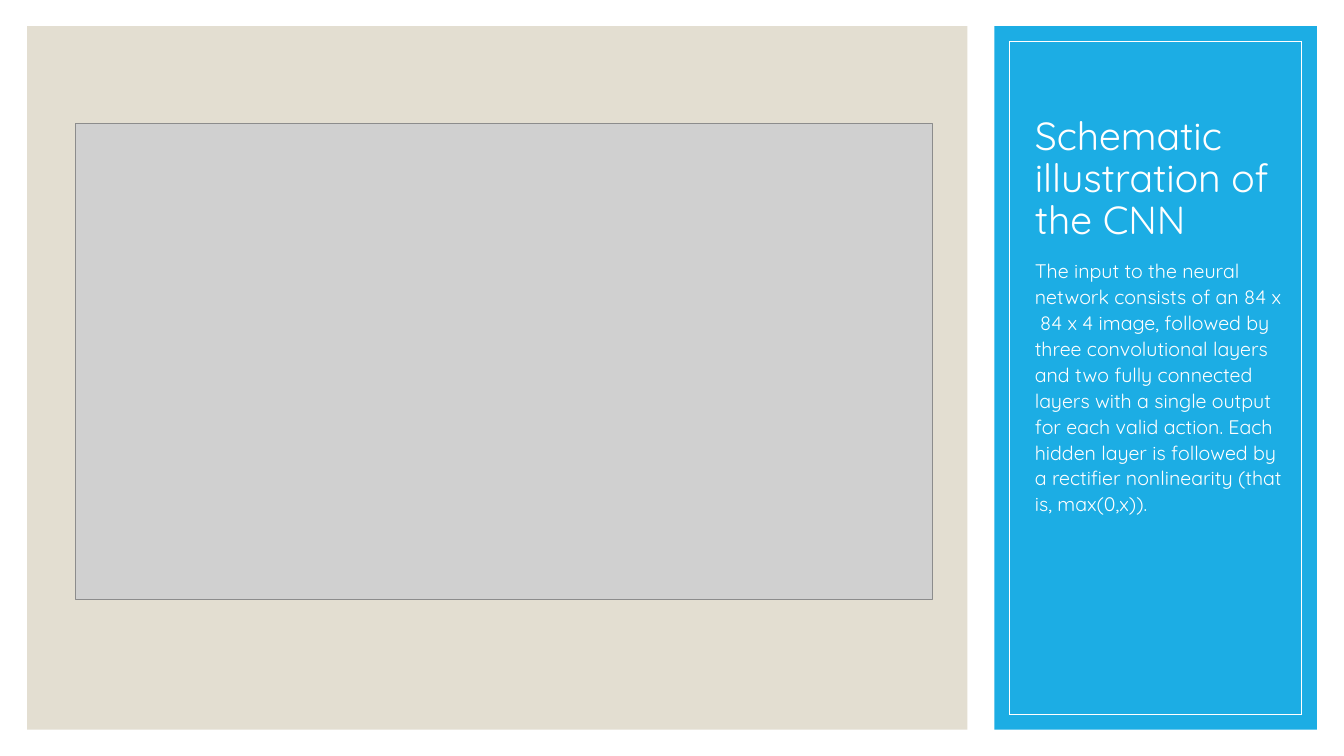
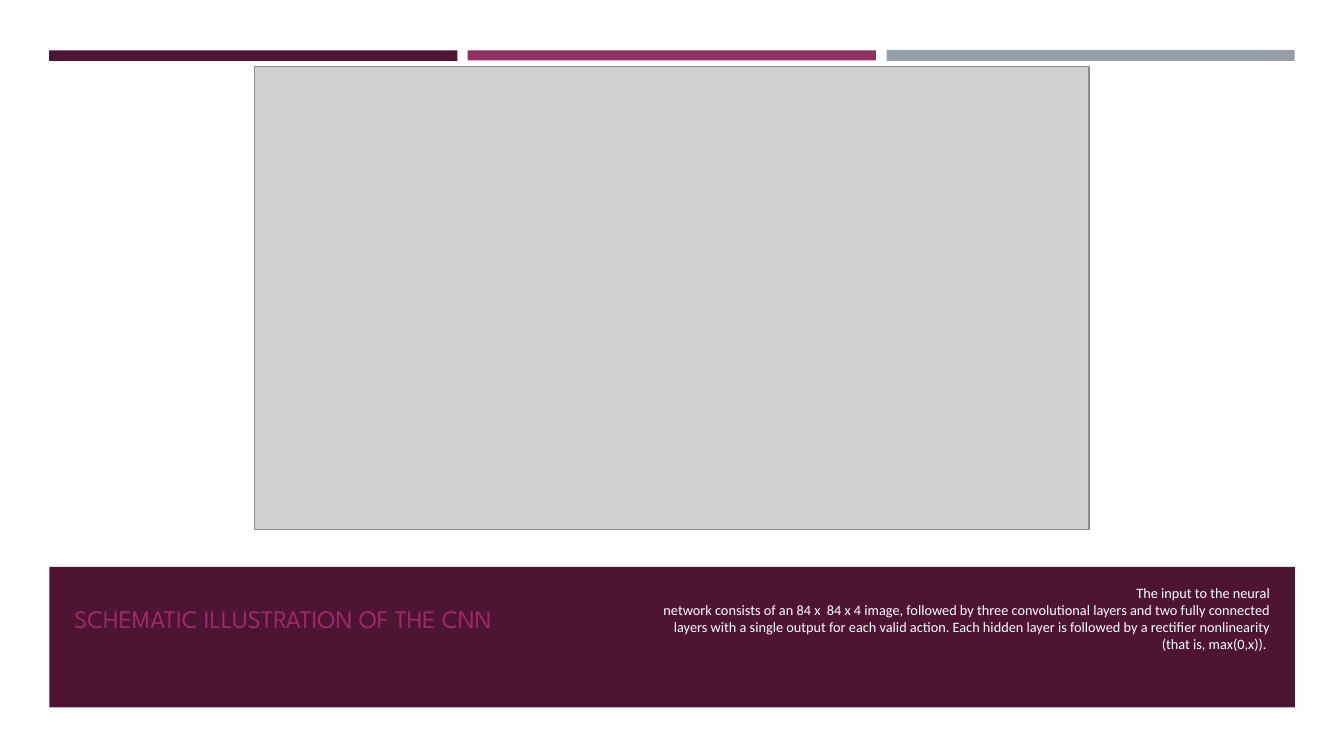
Before and after one commit to Boty22/Global-AI-Bootcamp-DRL, a slide deck: slide 13 of From RL to DRL.pptx (slide 11 before the commit). Drawn at 1344x756 pixels with LibreOffice and Linux fonts; fonts in the diff are those of the drawing; grey boxes stand for pictures. Boxes give left, top, right and bottom in pixels: in the first picture for what was removed or moved away, otherwise in the second. Text is boxed around its words. In the diff, an @@ line names an element or a change of style, - is before the commit and + after.

Commit message:
botcamp ppt design

```diff
--- a/From RL to DRL.pptx
+++ b/From RL to DRL.pptx
@@ rectangle removed at (27,26,968,730) @@
@@ rectangle removed at (994,26,1317,730) @@
@@ rectangle added at (49,50,458,60), fill #4D1434 @@
@@ rectangle added at (468,50,876,60), fill #903163 @@
@@ rectangle added at (886,50,1295,62), fill #969FA7 @@
@@ rectangle removed at (1009,41,1302,715) @@
@@ picture: place and size @@
-picture at (76,123,933,599)
+picture at (255,67,1090,530)
@@ rectangle added at (49,567,1296,707), fill #4D1434 @@
@@ title "SCHEMATIC ILLUSTRATION OF THE CNN" at (74,611,492,628): vertical alignment bottom to middle @@
@@ text "The input to the neural ...": place and size @@
-text "The input to the neural ..." at (1035,263,1282,515)
+text "The input to the neural ..." at (663,588,1270,651)
@@ text "The input to the neural ..." at (663,588,1270,651): size 14 to 10.2 pt, font Quicksand to Calibri; alignment left to right; line spacing 1.1 to 1; vertical alignment top to middle @@
@@ title at (74,611,492,628): text changed; size 28 to 18 pt; font Quicksand to League Spartan; text colour #FFFFFF to #9F296B @@
-Schematic illustration of the CNN
+SCHEMATIC ILLUSTRATION OF THE CNN
```
Also in this commit, not shown: 14 other slides changed, 3 slides added, 2 slides removed, 4 other files.
